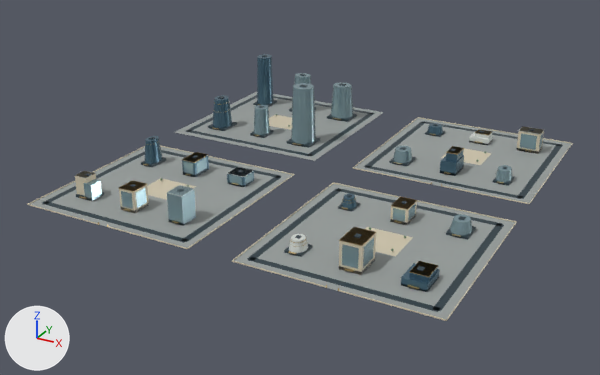
Renders of the glTF model web/public/assets/3d/ampliworld/GC-CITY-2030/GC-TILE-11-24.glb from each side of a commit.
Rendered twice from a camera (50 mm lens) standing at (1662.0, -10296.0, 605.0) and looking at (977.0, -9052.0, -17.0). Every picture has the same lights, and +X, +Y and +Z are marked at lower left. The picture after the commit comes second. Where no turn or scale is listed for an object, it has been applied to the vertices. Vertices at exactly the same position are counted once.

In view in the first picture: 'GC-TILE-11-24-blue', 'GC-TILE-11-24-dark', 'GC-TILE-11-24-glass', 'GC-TILE-11-24-gold', 'GC-TILE-11-24-ivory', 'GC-TILE-11-24-paving', 'GC-TILE-11-24-white'.
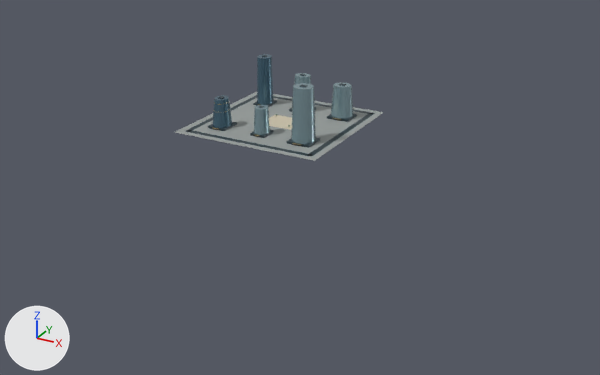
The edits, one by one:
me_mesh_0 is used by ob_gc_tile_11_24_paving; location (0.0, 0.0, 0.0).
me_mesh_0 had 32 vertices, 48 faces and spanned x 621.0..1379.0, y -9379.0..-8621.0, z 0.0.
me_mesh_0 now has 8 vertices, 12 faces and spans x 621.0..959.0, y -8959.0..-8621.0, z 0.0.
me_mesh_0 part 1: the loose piece of 8 vertices spanning x 1041.0..1379.0, y -8959.0..-8621.0, z 0.0 is deleted.
me_mesh_0 part 2: the loose piece of 8 vertices spanning x 621.0..959.0, y -9379.0..-9041.0, z 0.0 is deleted.
me_mesh_0 part 3: the loose piece of 8 vertices spanning x 1041.0..1379.0, y -9379.0..-9041.0, z 0.0 is deleted.
me_mesh_1 is used by ob_gc_tile_11_24_dark; location (0.0, 0.0, 0.0).
me_mesh_1 had 512 vertices, 768 faces and spanned x 636.0..1364.0, y -9364.0..-8636.0, z 0.0..121.0.
me_mesh_1 now has 128 vertices, 192 faces and spans x 636.0..944.0, y -8944.0..-8636.0, z 0.0..121.0.
me_mesh_1 part 4: 48 loose pieces with 384 vertices, spanning x 636.0..1364.0, y -9364.0..-8636.0, z 0.0..54.0, are deleted.
me_mesh_2 is used by ob_gc_tile_11_24_ivory; location (0.0, 0.0, 0.0).
me_mesh_2 had 192 vertices, 288 faces and spanned x 620.0..1380.0, y -9380.0..-8620.0, z 0.0..48.0.
me_mesh_2 now has 8 vertices, 12 faces and spans x 750.0..830.0, y -8826.0..-8754.0, z 0.0.
me_mesh_2 part 5: 23 loose pieces with 184 vertices, spanning x 620.0..1380.0, y -9380.0..-8620.0, z 0.0..48.0, are deleted.
me_mesh_5 is used by ob_gc_tile_11_24_blue; location (0.0, 0.0, 0.0).
me_mesh_5 had 158 vertices, 272 faces and spanned x 671.0..1330.0, y -9322.0..-8676.0, z 0.0..114.0.
me_mesh_5 now has 44 vertices, 80 faces and spans x 671.0..709.0, y -8903.0..-8676.0, z 5.0..114.0.
me_mesh_5 part 6: 9 loose pieces with 114 vertices, spanning x 677.0..1330.0, y -9322.0..-8682.0, z 0.0..50.0, are deleted.
me_mesh_6 is used by ob_gc_tile_11_24_gold; location (0.0, 0.0, 0.0).
me_mesh_6 had 1154 vertices, 2004 faces and spanned x 672.0..1328.0, y -9380.0..-8677.0, z 0.0..103.0.
me_mesh_6 now has 444 vertices, 792 faces and spans x 672.0..913.0, y -8907.0..-8677.0, z 4.0..103.0.
me_mesh_6 part 7: 52 loose pieces with 710 vertices, spanning x 678.0..1328.0, y -9380.0..-8684.0, z 0.0..48.0, are deleted.
me_mesh_7 is used by ob_gc_tile_11_24_glass; location (0.0, 0.0, 0.0).
me_mesh_7 had 394 vertices, 640 faces and spanned x 692.0..1332.0, y -9323.0..-8675.0, z 0.0..119.0.
me_mesh_7 now has 88 vertices, 160 faces and spans x 767.0..915.0, y -8903.0..-8675.0, z 5.0..119.0.
me_mesh_7 part 8: 33 loose pieces with 306 vertices, spanning x 692.0..1332.0, y -9323.0..-8683.0, z 0.0..53.0, are deleted.
Object 'GC-TILE-11-24-white' (ob_gc_tile_11_24_white) is deleted.

Location of each change, [x1, y1, x2, y2] in pixels of the pictures (600 x 375 px):
'GC-TILE-11-24-paving', reshaped (61% narrower, 69% shorter): before [30, 92, 571, 319]; after [175, 92, 384, 161]
'GC-TILE-11-24-dark', reshaped (63% narrower, 60% shorter): before [42, 55, 563, 312]; after [185, 55, 375, 156]
'GC-TILE-11-24-glass', reshaped (78% narrower, 63% shorter): before [83, 73, 543, 269]; after [254, 73, 353, 144]
'GC-TILE-11-24-ivory', reshaped: before [27, 115, 573, 321]; after [269, 115, 292, 130]
'GC-TILE-11-24-blue', reshaped (81% narrower, 69% shorter): before [145, 54, 464, 292]; after [213, 54, 273, 128]
'GC-TILE-11-24-gold', reshaped: before [80, 102, 531, 291]; after [212, 102, 341, 145]
'GC-TILE-11-24-white', deleted: before [76, 128, 544, 253]
part 1 of me_mesh_0, deleted: before [354, 118, 571, 203]
part 2 of me_mesh_0, deleted: before [30, 146, 292, 248]
part 3 of me_mesh_0, deleted: before [234, 184, 515, 319]
part 4 of me_mesh_1, deleted: before [42, 121, 563, 312]
part 5 of me_mesh_2, deleted: before [27, 117, 573, 321]
part 6 of me_mesh_5, deleted: before [145, 123, 464, 292]
part 7 of me_mesh_6, deleted: before [80, 129, 531, 291]
part 8 of me_mesh_7, deleted: before [83, 133, 543, 269]
